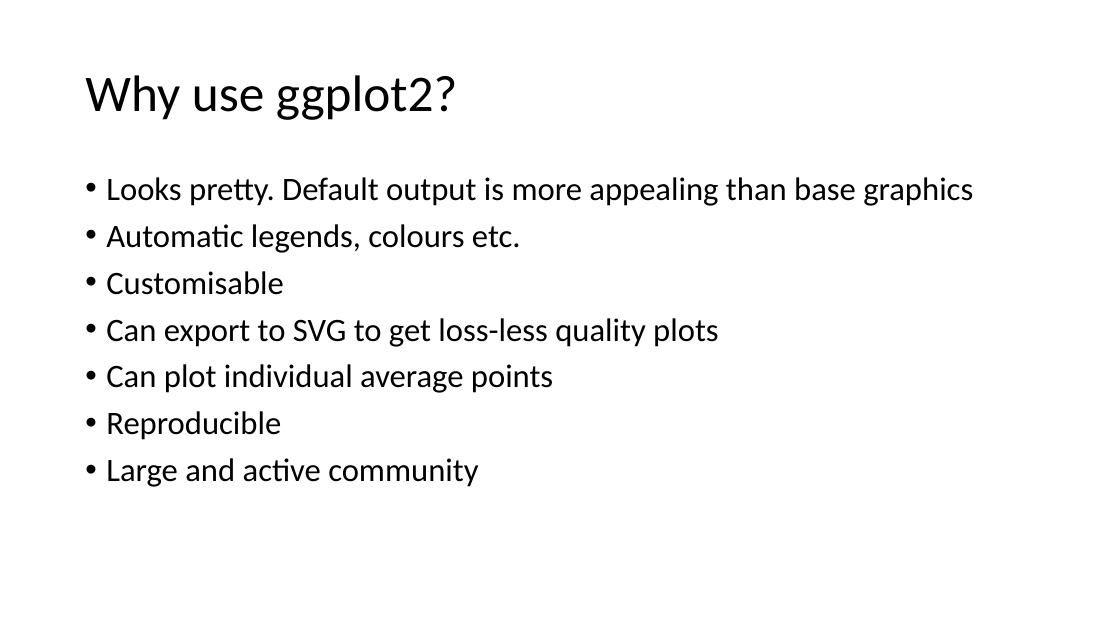
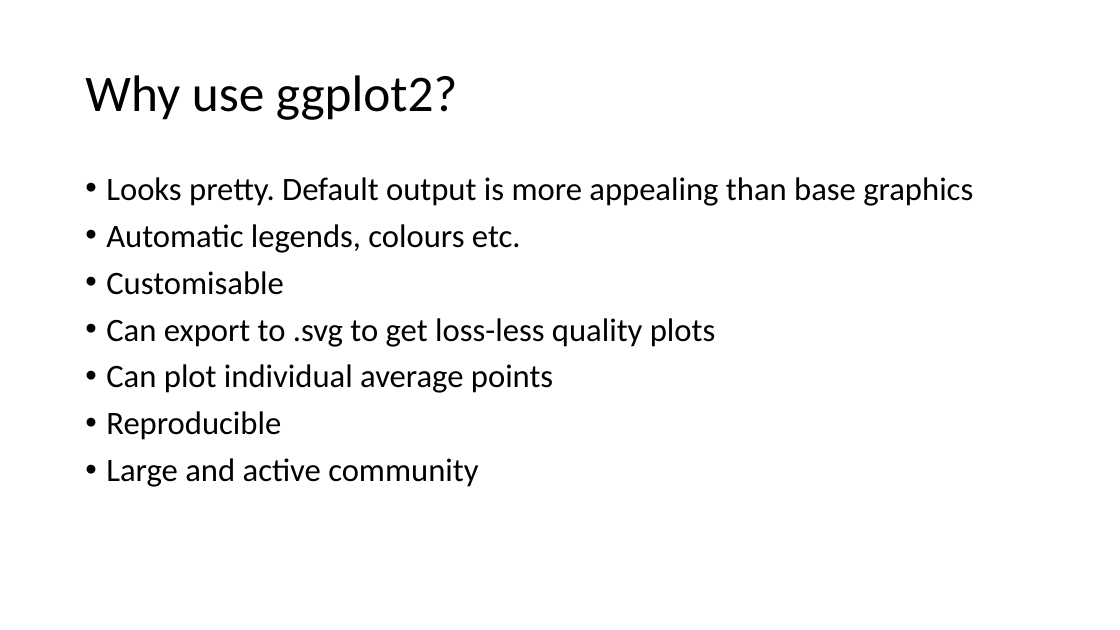
Before and after one commit to angnguyen/ce_group, a slide deck: slide 6 of CognitionEmotion7_RTutorial4/R_tutorial_4_slides.pptx. Drawn at 1120x630 pixels with LibreOffice and Linux fonts; fonts in the diff are those of the drawing. Boxes give left, top, right and bottom in pixels: in the first picture for what was removed or moved away, otherwise in the second. Text is boxed around its words. In the diff, an @@ line names an element or a change of style, - is before the commit and + after.

```diff
--- a/CognitionEmotion7_RTutorial4/R_tutorial_4_slides.pptx
+++ b/CognitionEmotion7_RTutorial4/R_tutorial_4_slides.pptx
@@ text at (x1=106, y1=318, x2=715, y2=347): text changed @@
-• Can export to SVG to get loss-less quality plots
+• Can export to .svg to get loss-less quality plots
```
Also in this commit, not shown: 3 other slides changed, 2 slides removed, 1 other file.
